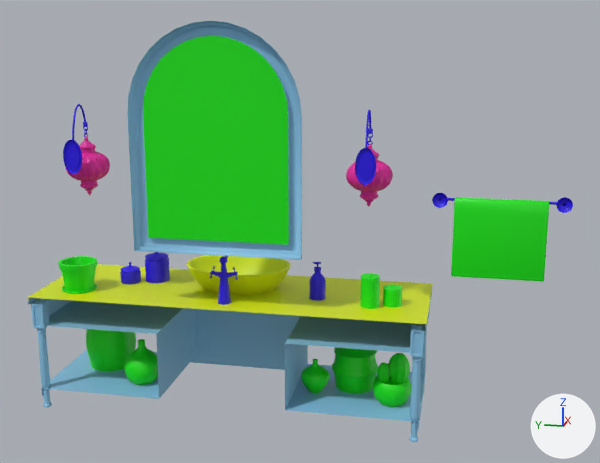
The FBX model BATHROOM/Assets/Objects/sm_sink.fbx as it was, and as the next commit left it.
The view is the same before and after, from a camera (50 mm lens) standing at (-4.64, -5.03, 2.45) and looking at (0.4, -4.02, 1.19). Arrows for +X, +Y and +Z are at lower right; the lights stay in place. The picture after the commit comes second. Where no turn or scale is listed for an object, it has been applied to the vertices.

Objects in the first picture: 'sm_basin', 'sm_basket', 'sm_basket.001', 'sm_cacti', 'sm_candles', 'sm_candles.001', 'sm_mirror', 'sm_mirror_frame', 'sm_pot_sink', 'sm_sink_cabinet', 'sm_sink_cabinet.004', 'sm_sink_cabinet.020', 'sm_towel_hanged.001', 'sm_vasija', 'sm_vasija.001' and 25 more.
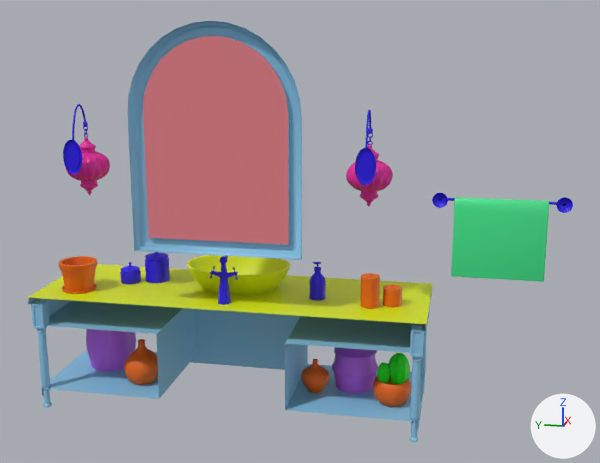
Pixel boxes (x1, y1, x2, y2) of what changed, in the pictures (600 x 463 px):
'sm_mirror', recoloured (green to pink): (143, 36, 289, 245) in both
'sm_towel_hanged.001', recoloured (lighter): (451, 197, 549, 282) in both
'sm_basket', recoloured (green to purple): (332, 347, 378, 393) in both
'sm_basket.001', recoloured (green to purple): (86, 329, 136, 371) in both
'sm_pot_sink', recoloured (green to orange): (58, 256, 97, 292) in both
'sm_vasija.001', recoloured (green to orange): (124, 339, 158, 385) in both
'sm_cacti', recoloured (green to orange): (373, 376, 411, 407) in both
'sm_candles.001', recoloured (green to orange): (360, 273, 380, 309) in both
'sm_vasija', recoloured (green to orange): (301, 359, 329, 393) in both
'sm_candles', recoloured (green to orange): (383, 285, 402, 308) in both

Diff of the bpy script that builds the scene:
```diff
--- a/BATHROOM/Assets/Objects/sm_sink.fbx.py
+++ b/BATHROOM/Assets/Objects/sm_sink.fbx.py
@@ mat_pots @@
+mat_pots = principled_material('pots')
+mat_pots.base_color = (0.801, 0.128, 0.0)  # orange #e76400
@@ mat_baskets @@
+mat_baskets = principled_material('baskets')
+mat_baskets.base_color = (0.512, 0.127, 0.801)  # purple #be64e7
@@ mat_mirror @@
+mat_mirror = principled_material('Mirror')
+mat_mirror.base_color = (0.801, 0.218, 0.254)  # pink #e7818a
@@ mat_towel_sink @@
+mat_towel_sink = principled_material('Towel Sink')
+mat_towel_sink.base_color = (0.0554, 0.801, 0.27)  # green #43e78e
@@ me_plane_013 @@
 me_plane_013.from_pydata(...)  # 150 vertices, 148 faces; spans x -0.395..-0.335, y -1.906..-1.393, z 1.063..1.52
-me_plane_013.materials.append(mat_objects)  # green #0ae700
+me_plane_013.materials.append(mat_towel_sink)  # green #43e78e
@@ me_sphere_030 @@
 me_sphere_030.from_pydata(...)  # 272 vertices, 256 faces; spans x -0.246..-0.003, y 0.5..0.743, z 0.132..0.421
-me_sphere_030.materials.append(mat_objects)  # green #0ae700
+me_sphere_030.materials.append(mat_pots)  # orange #e76400
@@ me_cylinder_006 @@
 me_cylinder_006.from_pydata(...)  # 176 vertices, 168 faces; spans x -0.057..0.286, y 0.776..1.12, z 0.132..0.509
-me_cylinder_006.materials.append(mat_objects)  # green #0ae700
+me_cylinder_006.materials.append(mat_baskets)  # purple #be64e7
@@ me_sphere_028 @@
 me_sphere_028.from_pydata(...)  # 288 vertices, 272 faces; spans x -0.156..0.032, y -0.64..-0.453, z 0.132..0.353
-me_sphere_028.materials.append(mat_objects)  # green #0ae700
+me_sphere_028.materials.append(mat_pots)  # orange #e76400
@@ me_cylinder_019 @@
 me_cylinder_019.from_pydata(...)  # 64 vertices, 56 faces; spans x -0.1443..-0.0262, y -1.0967..-0.9786, z 0.7681..0.8985
-me_cylinder_019.materials.append(mat_objects)  # green #0ae700
+me_cylinder_019.materials.append(mat_pots)  # orange #e76400
@@ me_cylinder_050 @@
 me_cylinder_050.from_pydata(...)  # 96 vertices, 88 faces; spans x -0.295..-0.046, y 0.893..1.142, z 0.769..0.96
-me_cylinder_050.materials.append(mat_objects)  # green #0ae700
+me_cylinder_050.materials.append(mat_pots)  # orange #e76400
@@ me_cylinder_025 @@
 me_cylinder_025.from_pydata(...)  # 289 vertices, 288 faces; spans x -0.081..0.231, y -0.946..-0.634, z 0.132..0.533
-me_cylinder_025.materials.append(mat_objects)  # green #0ae700
+me_cylinder_025.materials.append(mat_baskets)  # purple #be64e7
@@ me_cylinder_034 @@
 me_cylinder_034.from_pydata(...)  # 64 vertices, 56 faces; spans x -0.196..-0.078, y -0.962..-0.844, z 0.768..0.98
-me_cylinder_034.materials.append(mat_objects)  # green #0ae700
+me_cylinder_034.materials.append(mat_pots)  # orange #e76400
@@ me_circle_021 @@
 me_circle_021.from_pydata(...)  # 19 vertices, 11 faces; spans x -0.371, y -0.439..0.439, z 1.198..2.404
-me_circle_021.materials.append(mat_objects)  # green #0ae700
+me_circle_021.materials.append(mat_mirror)  # pink #e7818a
@@ me_sphere_020 @@
 me_sphere_020.from_pydata(...)  # 160 vertices, 152 faces; spans x -0.246..-0.003, y -1.175..-0.932, z 0.132..0.295
-me_sphere_020.materials.append(mat_objects)  # green #0ae700
+me_sphere_020.materials.append(mat_pots)  # orange #e76400
```
